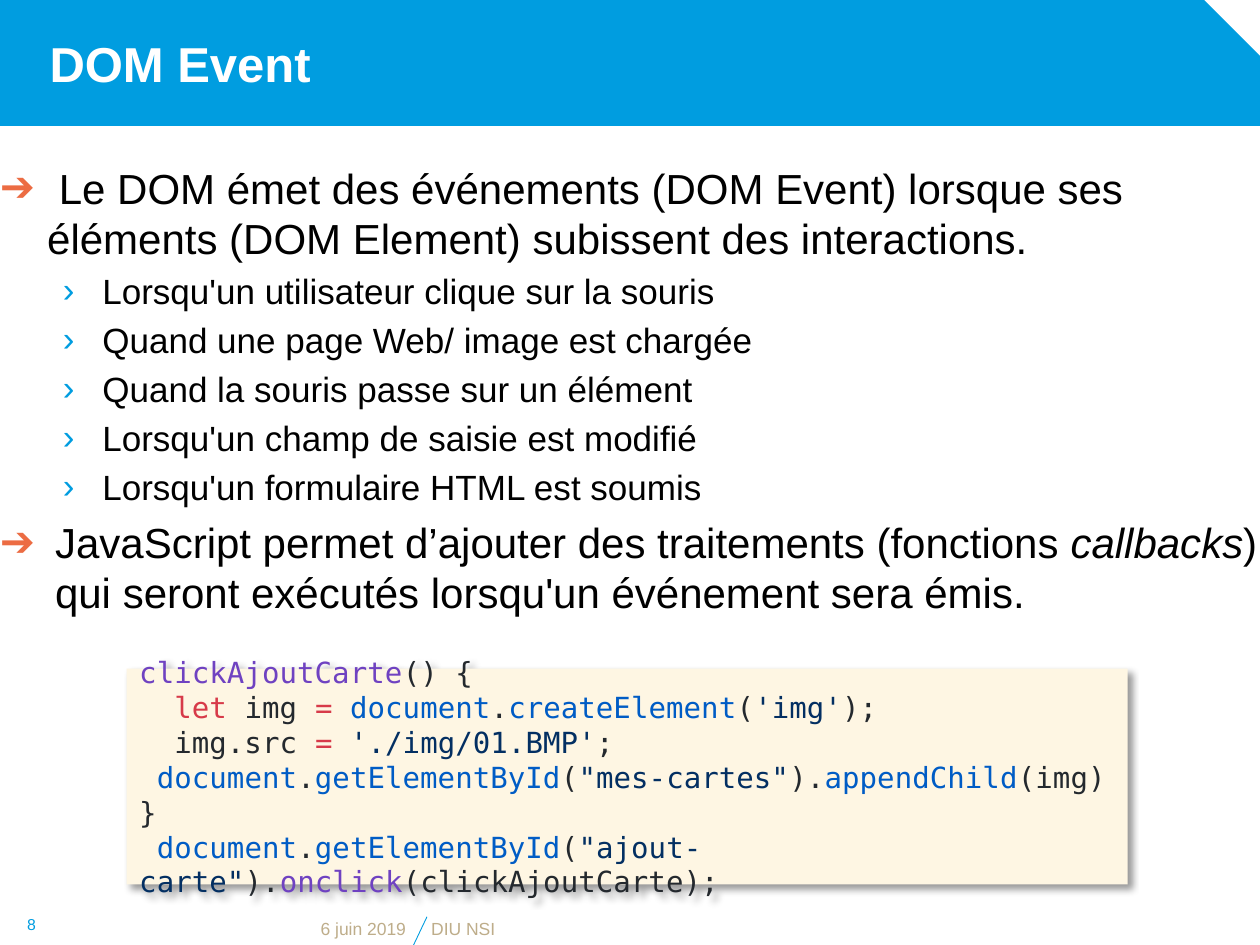
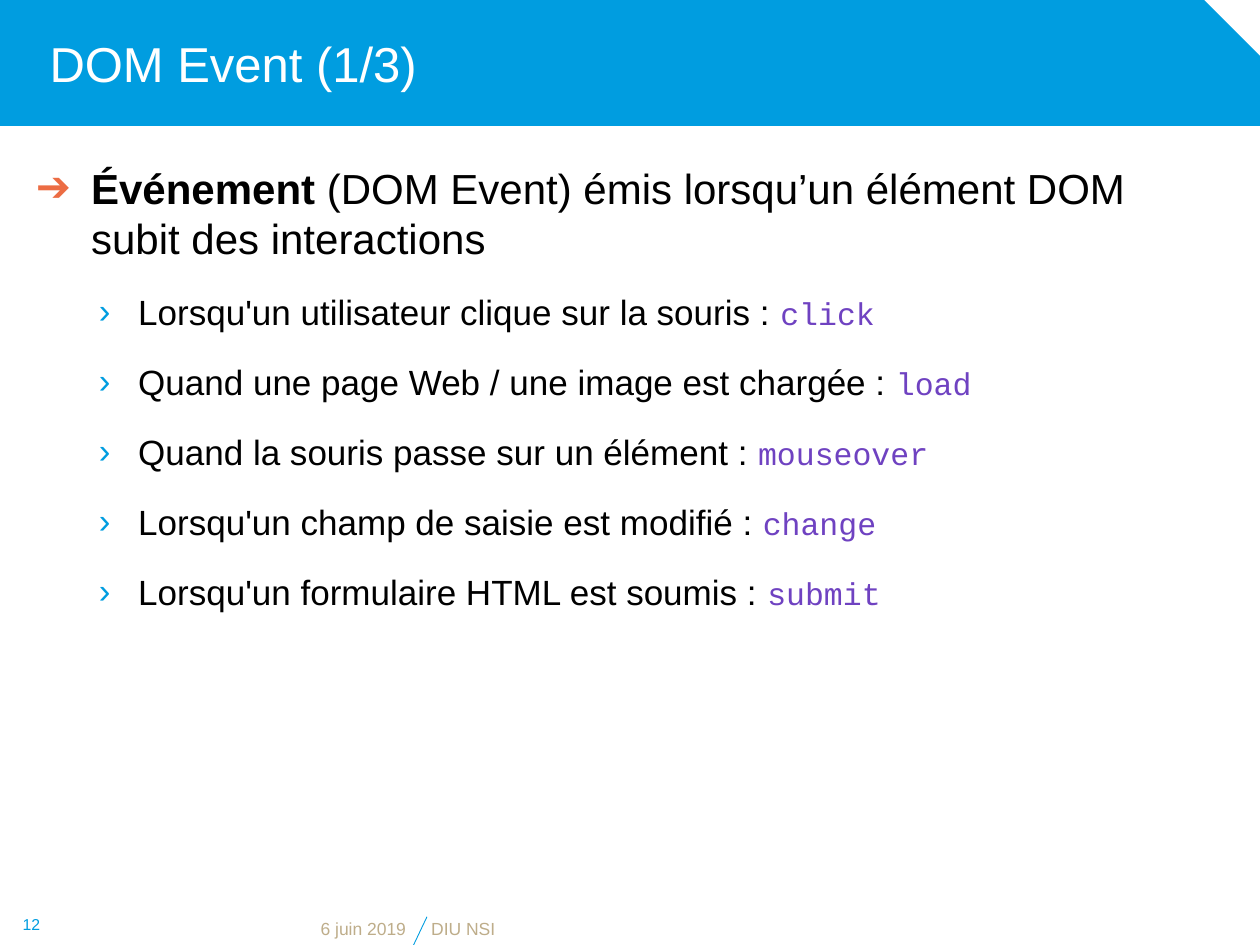
Before and after one commit to diu-uf-bordeaux/bloc1, a slide deck: slide 12 of web/4-JS/JavaScript.pptx (slide 8 before the commit). Drawn at 1260x945 pixels with LibreOffice and Linux fonts; fonts in the diff are those of the drawing; background and template pictures are left out. Boxes give left, top, right and bottom in pixels: in the first picture for what was removed or moved away, otherwise in the second. Text is boxed around its words. In the diff, an @@ line names an element or a change of style, - is before the commit and + after.

```diff
--- a/web/4-JS/JavaScript.pptx
+++ b/web/4-JS/JavaScript.pptx
@@ title at (x1=50, y1=46, x2=417, y2=92): text changed; bold off @@
-DOM Event
+DOM Event (1/3)
@@ text at (x1=91, y1=170, x2=1125, y2=612): text changed; size 24 to 20 pt @@
-➔ Le DOM émet des événements (DOM Event) lorsque ses éléments (DOM Element) subissent des interactions.
-  › Lorsqu'un utilisateur clique sur la souris
-  › Quand une page Web/ image est chargée
-  › Quand la souris passe sur un élément
-  › Lorsqu'un champ de saisie est modifié
-  › Lorsqu'un formulaire HTML est soumis
-➔ JavaScript permet d’ajouter des traitements (fonctions callbacks) qui seront exécutés lorsqu'un événement sera émis.
+➔ Événement (DOM Event) émis lorsqu’un élément DOM subit des interactions
+  › Lorsqu'un utilisateur clique sur la souris : click
+  › Quand une page Web / une image est chargée : load
+  › Quand la souris passe sur un élément : mouseover
+  › Lorsqu'un champ de saisie est modifié : change
+  › Lorsqu'un formulaire HTML est soumis : submit
@@ rectangle removed at (x1=127, y1=669, x2=1128, y2=885) @@
-clickAjoutCarte() {
-let img = document.createElement('img');
-img.src = './img/01.BMP';
-document.getElementById("mes-cartes").appendChild(img)
-}
-document.getElementById("ajout-carte").onclick(clickAjoutCarte);
@@ page number at (x1=23, y1=919, x2=41, y2=930): text changed @@
-8
+12
```
Also in this commit, not shown: 8 other slides changed, 5 slides added, 1 slide removed, 1 other file.
